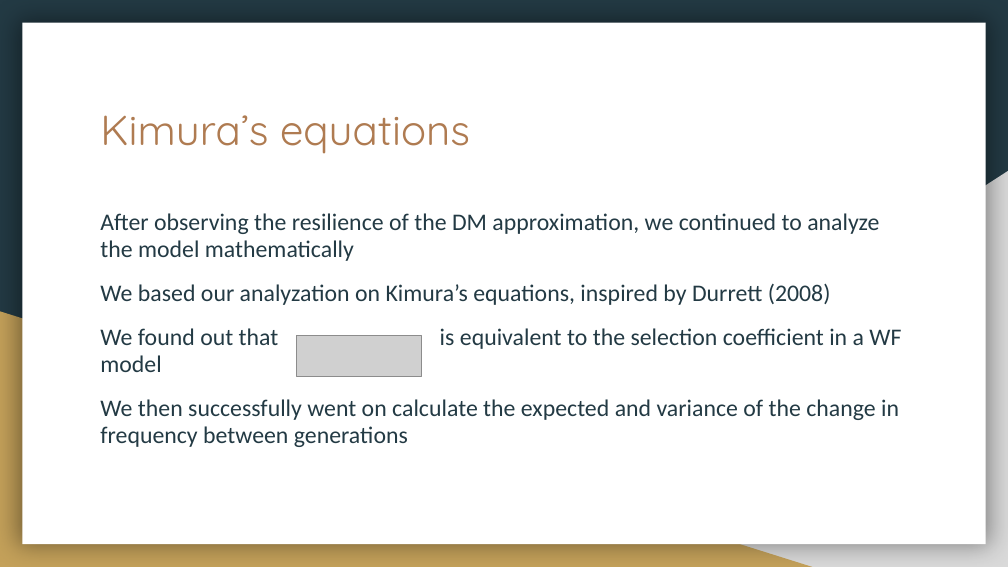
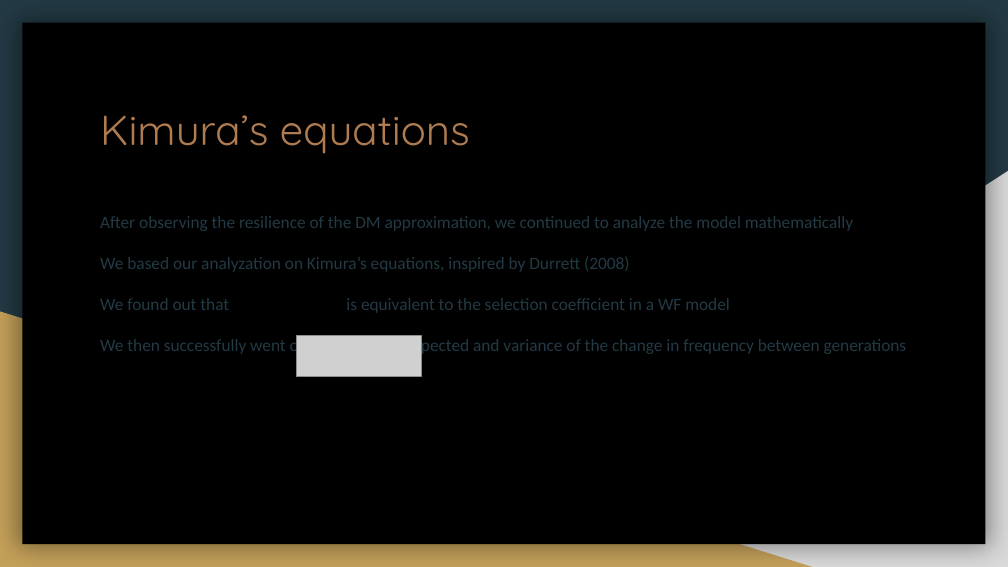
Before and after one commit to yoavram-lab/PrestigeBias, a slide deck: slide 38 of Prestige bias.pptx. Drawn at 1008x567 pixels with LibreOffice and Linux fonts; fonts in the diff are those of the drawing; grey boxes stand for pictures. Boxes give left, top, right and bottom in pixels: in the first picture for what was removed or moved away, otherwise in the second. Text is boxed around its words. In the diff, an @@ line names an element or a change of style, - is before the commit and + after.

```diff
--- a/Prestige bias.pptx
+++ b/Prestige bias.pptx
@@ rectangle at bbox=[22, 23, 986, 544]: fill #FFFFFF to #000000 @@
@@ text "After observing the resilience of ..." at bbox=[100, 216, 907, 355]: size 17 to 12.4 pt; line spacing 0.95 to 1.15 @@
```
Also in this commit, not shown: 50 other slides changed.
